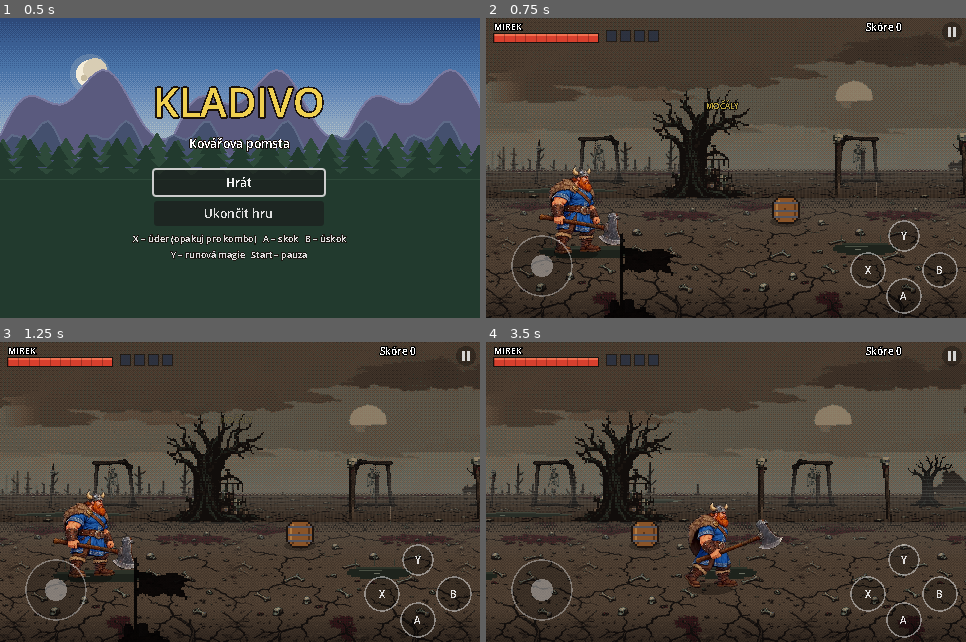
Above: before the commit, frames 1-4 (two rows, left to right).
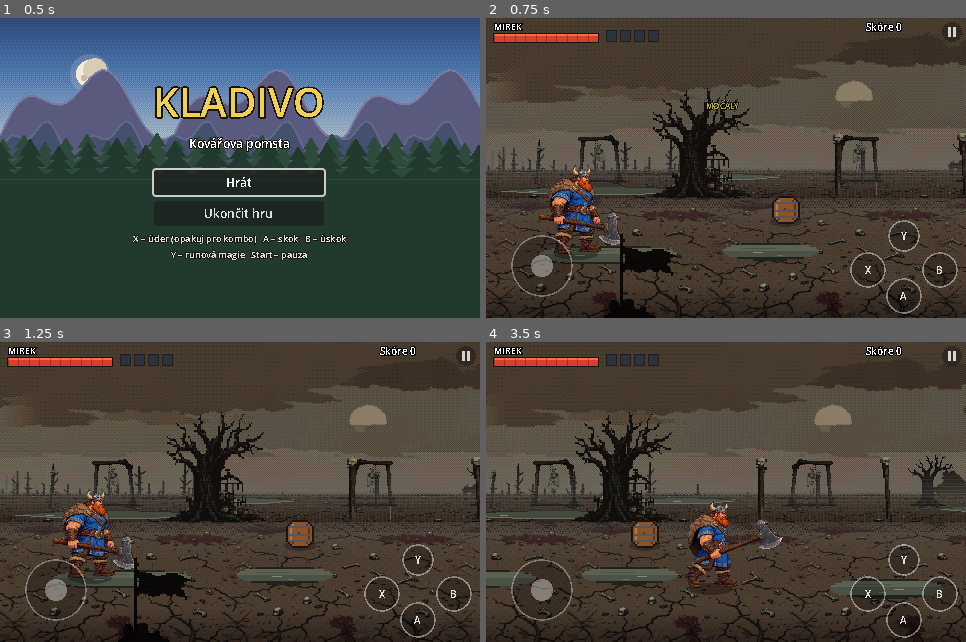
Above: after the commit, the same moments.

Repository: zarybjir/Golden_axe
Game: Godot game, scene res://scenes/main.tscn
Same seed, same stepped clock (60 frames per second), same inputs: the game is played once before the commit and once after it.
Inputs (mouse positions are in pixels of both pictures, inside the frame that each line leads up to):
- Up to frame 1 (0.5 s): no input
- Up to frame 2 (0.75 s): click "Hrát" at 0.5 s
- Up to frame 3 (1.25 s): no input
- Up to frame 4 (3.5 s): tap Enter (ui_accept) at 1.25 s; move the mouse to (831, 477) at 1.27 s; hold Right (right) 1.28-2 s; tap J (attack) at 1.35 s; click (831, 477) at 1.42 s; tap K (jump) at 1.52, 1.82 s; drag from (630, 507) to (702, 552) at 2.02 s; move the mouse to (774, 426) at 2.77 s; hold Right (right) from 2.78 s (still down); tap I (magic) at 2.85 s

Frame 1 is identical in both runs. In frame 2, 2.1% of the frame differs, in the area x 3-86%, y 52-82%; in frame 3, 2.1%; in frame 4, 2.6%, in the area x 0-100%, y 52-86%.

Commit message:
Močál: výraznější voda – větší kaluže s odrazem oblohy, širší pásy v dálce
Co-Authored-By: Claude Opus 5.5 <noreply@anthropic.com>
Claude-Session: https://claude.ai/code/session_015jCRZS7ASg3pqxo763VEwg

Diff:
--- a/scripts/parallax.gd
+++ b/scripts/parallax.gd
@@ -97,23 +97,24 @@
 	var last := int(ceilf((offset + size.x + 200.0) / step))
 	var t := Time.get_ticks_msec() / 1000.0
 	for i in range(first, last + 1):
-		if _rnd(i, 21) < 0.35:
+		if _rnd(i, 21) < 0.2:
 			continue
-		var w := 50.0 + _rnd(i, 22) * 110.0
+		var w := 100.0 + _rnd(i, 22) * 160.0
 		var x := roundf(i * step + _rnd(i, 23) * 60.0 - offset)
 		var y := roundf(158.0 + _rnd(i, 24) * 16.0)
-		var h := 3.0 + roundf(_rnd(i, 25) * 3.0)
+		var h := 6.0 + roundf(_rnd(i, 25) * 6.0)
 		# zubaté okraje po 4 px
 		var cx := x
 		while cx < x + w:
 			var edge := absf((cx - x) / w - 0.5) * 2.0
 			var hh := roundf(h * (1.0 - edge * edge * 0.8))
-			draw_rect(Rect2(cx, y - hh * 0.5, 4, hh), Color("232821"))
-			draw_rect(Rect2(cx, y - hh * 0.5, 4, 1), Color("3a4035"))
+			draw_rect(Rect2(cx, y - hh * 0.5, 4, hh), Color("40463a"))
+			draw_rect(Rect2(cx, y - hh * 0.5, 4, 1), Color("1e231c"))
+			draw_rect(Rect2(cx, y + hh * 0.5 - 1.0, 4, 1), Color("6b6e60"))
 			cx += 4.0
 		# třpyt hladiny
 		var sh := fmod(t * 6.0 + i * 3.0, w - 10.0)
-		draw_rect(Rect2(roundf(x + 5.0 + sh), y, 5, 1), Color("5a5f52"))
+		draw_rect(Rect2(roundf(x + 5.0 + sh), y, 8, 1), Color("8a8a7a"))
 
 
 ## Svislý přechod mlhy (od průhledné nahoře k mlze uprostřed a zpět).
--- a/scripts/stage.gd
+++ b/scripts/stage.gd
@@ -439,17 +439,17 @@
 
 ## Mělké bažinaté kaluže na cestě (dá se jimi projít).
 func _draw_puddles() -> void:
-	var step := 340.0
+	var step := 230.0
 	var t := time
 	var first := int(floorf((cam_x - HALF_W - 200.0) / step))
 	var last := int(ceilf((cam_x + HALF_W + 200.0) / step))
 	for i in range(first, last + 1):
 		var r1 := float(absi((i * 73856093) ^ 912367) % 1000) / 1000.0
 		var r2 := float(absi((i * 19349663) ^ 4441) % 1000) / 1000.0
-		if r1 < 0.3:
-			continue
-		var w := 60.0 + r2 * 90.0
-		var h := 10.0 + r1 * 10.0
+		if r1 < 0.2:
+			continue
+		var w := 90.0 + r2 * 110.0
+		var h := 14.0 + r1 * 14.0
 		var x := i * step + r2 * 120.0
 		var y := 200.0 + r1 * 70.0
 		# dithrovaný okraj z obdélníčků 4×2 px
@@ -459,13 +459,18 @@
 			var half := w * 0.5 * sqrt(maxf(1.0 - k * k, 0.0))
 			var rx := roundf(x + w * 0.5 - half)
 			var rw := roundf(half * 2.0)
-			var col := Color("1e231c") if row > h * 0.3 else Color("2c3228")
+			var col := Color("4b5144")
+			if row < 3.0 or row > h - 3.0:
+				col = Color("1e231c")
+			elif row < h * 0.45:
+				col = Color("5c6152")
 			draw_rect(Rect2(rx, roundf(y + row), rw, 2), col)
 			row += 2.0
 		# odraz oblohy a chvění hladiny
 		draw_rect(Rect2(roundf(x + w * 0.2), roundf(y + h * 0.35), roundf(w * 0.35), 1), Color("4b5144"))
 		var sh := fmod(t * 9.0 + i * 5.0, w * 0.5)
-		draw_rect(Rect2(roundf(x + w * 0.25 + sh), roundf(y + h * 0.6), 6, 1), Color("6b6e60"))
+		draw_rect(Rect2(roundf(x + w * 0.25 + sh), roundf(y + h * 0.6), 10, 1), Color("8a8a7a"))
+		draw_rect(Rect2(roundf(x + w * 0.6 - sh * 0.5), roundf(y + h * 0.75), 6, 1), Color("6b6e60"))
 		# rákos na okraji
 		for j in 3:
 			var rx2 := roundf(x + w * (0.1 + 0.3 * j) + r1 * 6.0)
